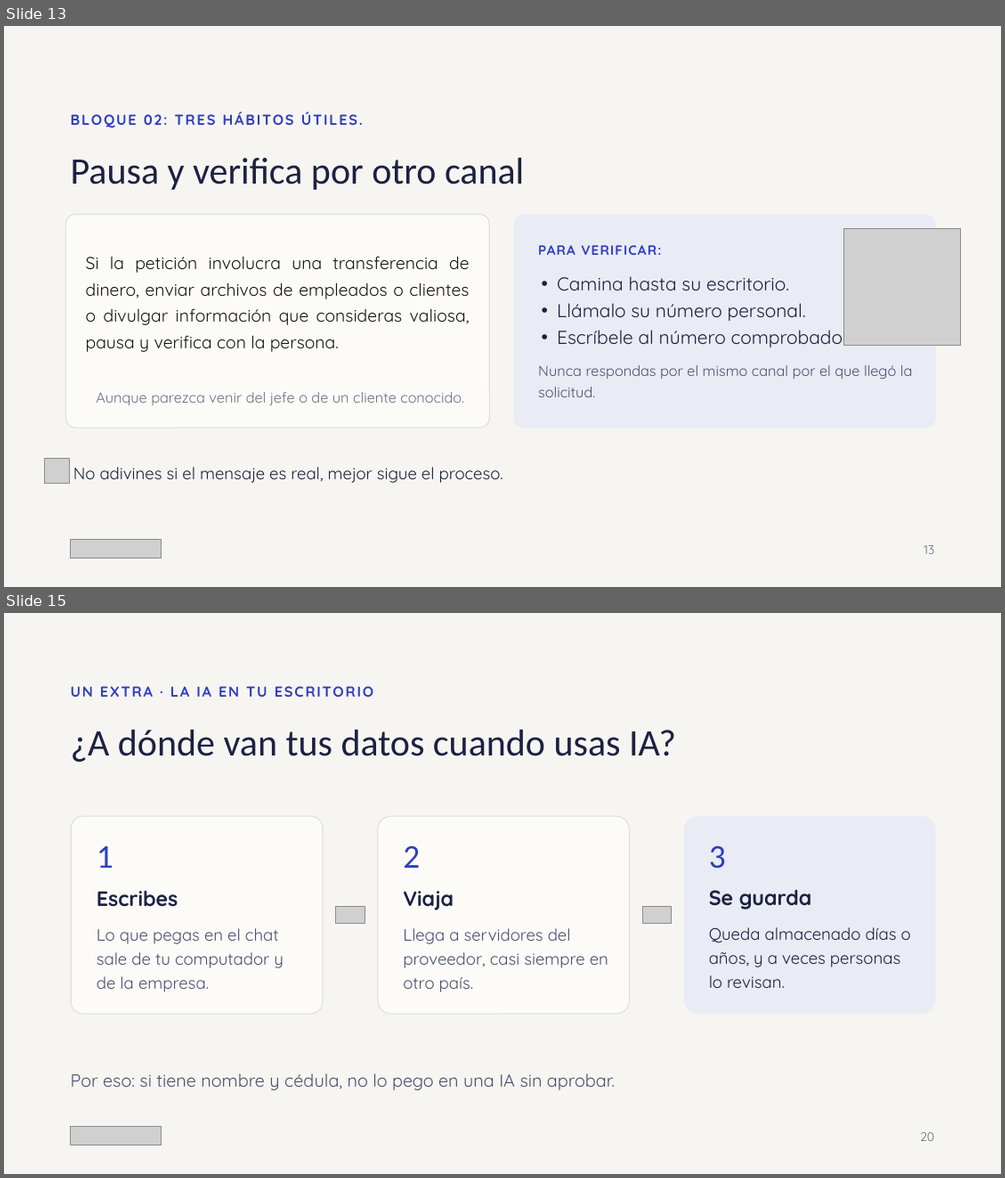
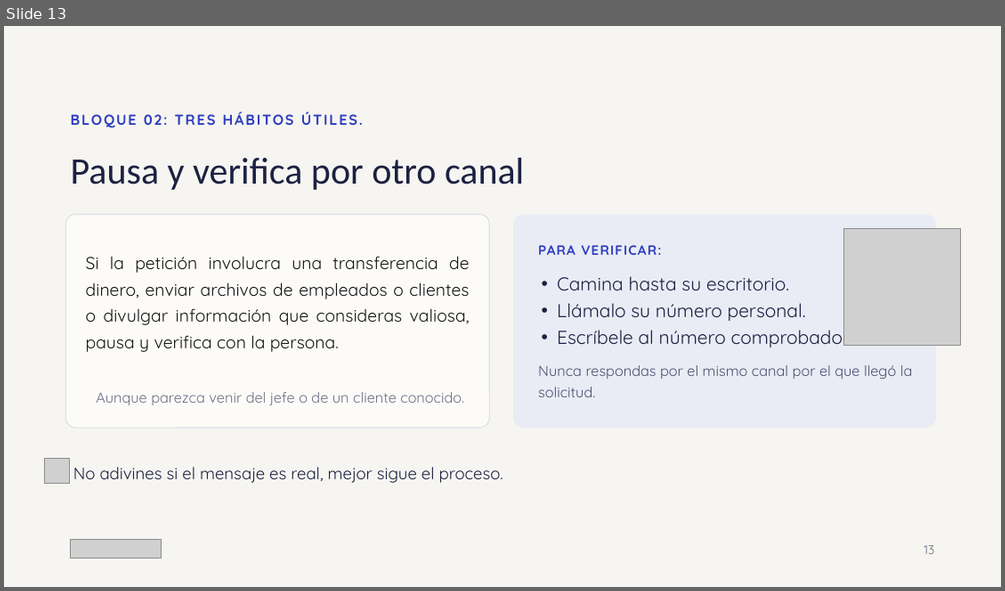
Before and after one commit to pralogy/claudecloudetemasgenerales, a slide deck: Ciberseguridad_sin_ansiedad.pptx. Shown one above the other, each under a label of ours: slides 13 and 15 before the commit, slide 13 after it; the slides between them are not shown. The pictures are 1005x1178 and 1005x591 pixels, drawn with LibreOffice and Linux fonts; fonts in the diff are those of the drawing; grey boxes stand for pictures. Boxes give left, top, right and bottom in pixels: in the first picture for what was removed or moved away, otherwise in the second. Text is boxed around its words. In the diff, an @@ line names an element or a change of style, - is before the commit and + after.

```diff
--- a/Ciberseguridad_sin_ansiedad.pptx
+++ b/Ciberseguridad_sin_ansiedad.pptx
@@ slide 15 removed at [4,613,1001,1174], background #F6F5F1 @@
@@ text removed at [71,680,961,702] @@
-UN EXTRA · LA IA EN TU ESCRITORIO
@@ title removed at [71,730,676,762] @@
-¿A dónde van tus datos cuando usas IA?
@@ rounded rectangle removed at [72,817,324,1013] @@
@@ rounded rectangle removed at [378,817,630,1013] @@
@@ rounded rectangle removed at [684,817,936,1013] @@
@@ text removed at [97,846,113,868] @@
-1
@@ text removed at [403,845,420,868] @@
-2
@@ text removed at [709,846,726,868] @@
-3
@@ text removed at [97,891,178,907] @@
-Escribes
@@ text removed at [403,891,453,910] @@
-Viaja
@@ text removed at [709,890,812,909] @@
-Se guarda
@@ text removed at [97,928,283,992] @@
-Lo que pegas en el chat sale de tu computador y de la empresa.
@@ picture removed at [336,907,365,924] @@
@@ text removed at [403,928,608,992] @@
-Llega a servidores del proveedor, casi siempre en otro país.
@@ picture removed at [643,907,672,924] @@
@@ text removed at [709,927,911,988] @@
-Queda almacenado días o años, y a veces personas lo revisan.
@@ text removed at [71,1073,615,1090] @@
-Por eso: si tiene nombre y cédula, no lo pego en una IA sin aprobar.
@@ picture removed at [71,1126,162,1144] @@
@@ text removed at [920,1132,934,1141] @@
-20
```
Also in this commit, not shown: 7 slides changed, 2 slides added, 4 other slides removed.
